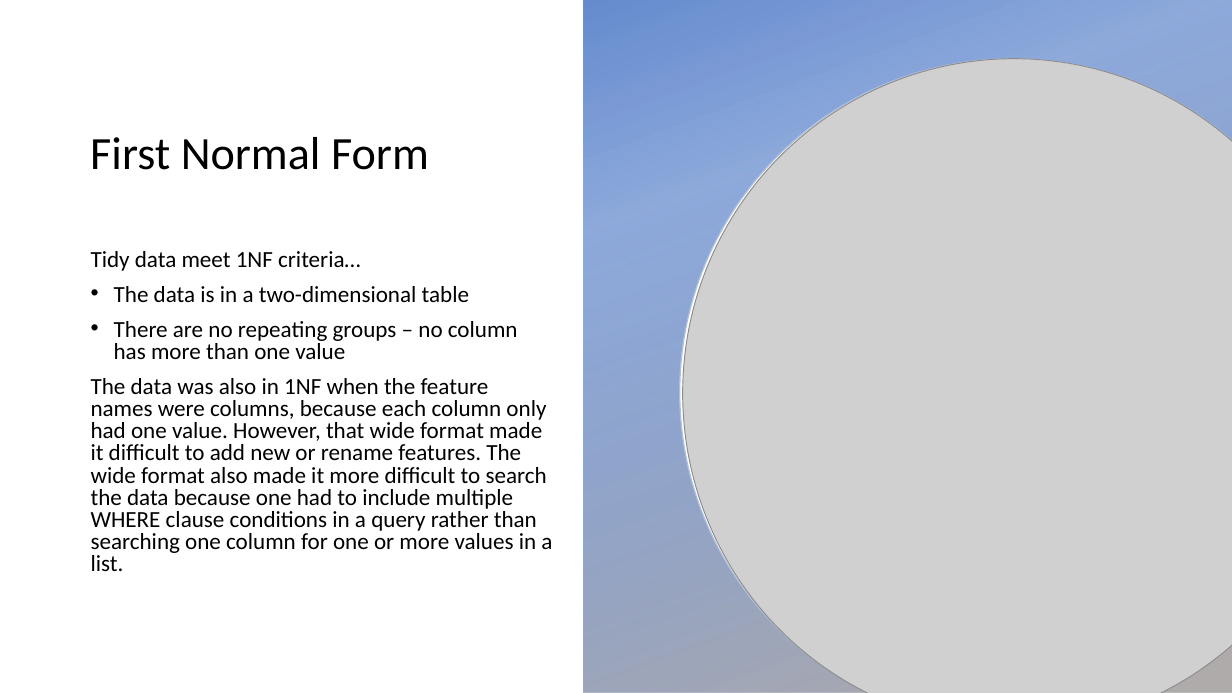
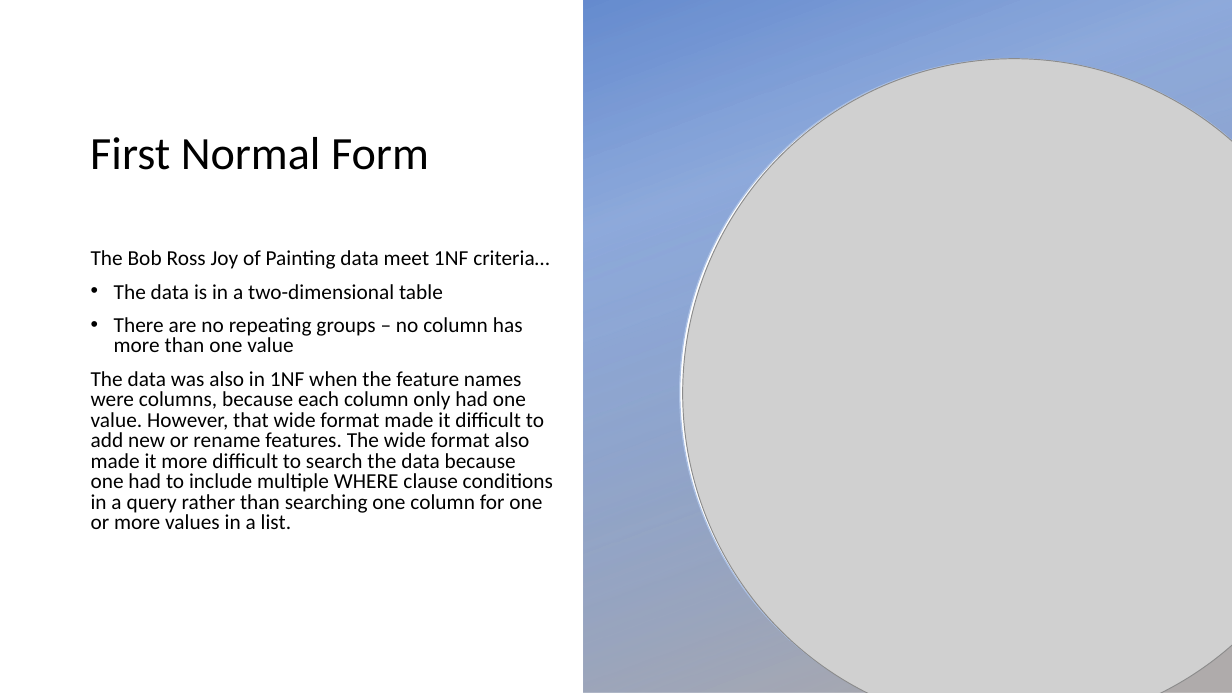
Before and after one commit to lisaover/PittManagQueryPreservData, a slide deck: slide 5 of Ross Joy of Painting/hw04_Over_Lisa_ross_db_model.pptx. Drawn at 1232x693 pixels with LibreOffice and Linux fonts; fonts in the diff are those of the drawing; grey boxes stand for pictures; background and template pictures are left out. Boxes give left, top, right and bottom in pixels: in the first picture for what was removed or moved away, otherwise in the second. Text is boxed around its words. In the diff, an @@ line names an element or a change of style, - is before the commit and + after.

Commit message:
Update Joy of Painting

```diff
--- a/Ross Joy of Painting/hw04_Over_Lisa_ross_db_model.pptx
+++ b/Ross Joy of Painting/hw04_Over_Lisa_ross_db_model.pptx
@@ text at (91, 250, 549, 269): text changed; size 18 to 16.6 pt @@
-Tidy data meet 1NF criteria…
+The Bob Ross Joy of Painting data meet 1NF criteria…
@@ text at (91, 284, 553, 529): size 18 to 16.6 pt @@
```
Also in this commit, not shown: 2 other files.
